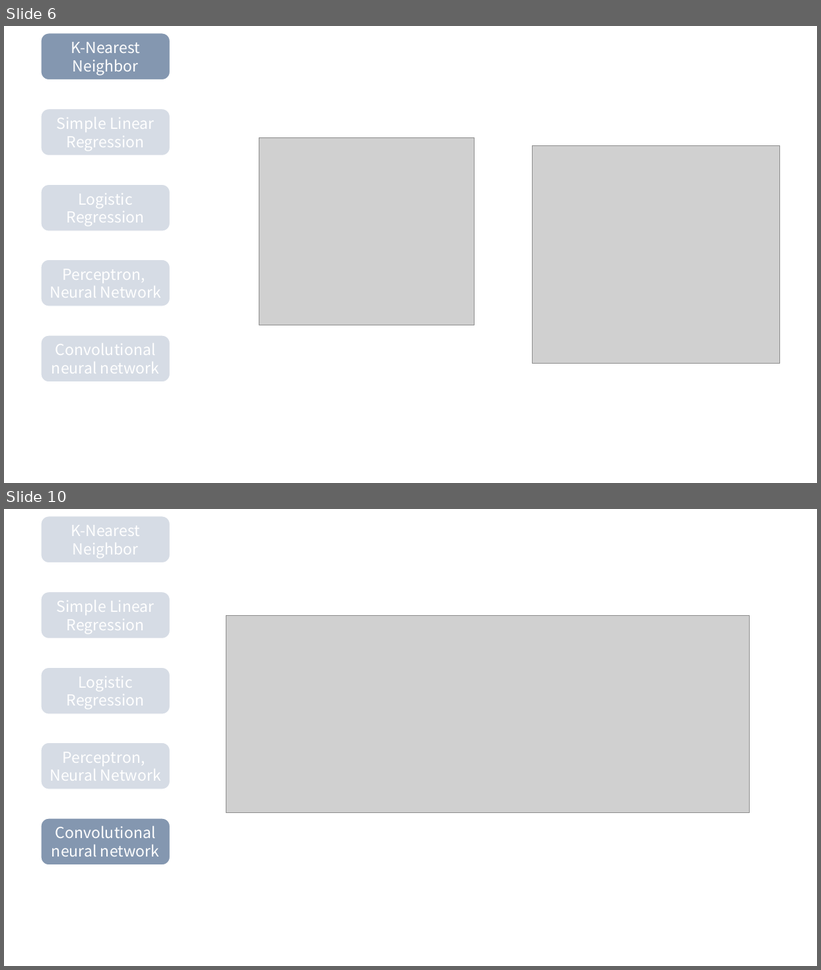
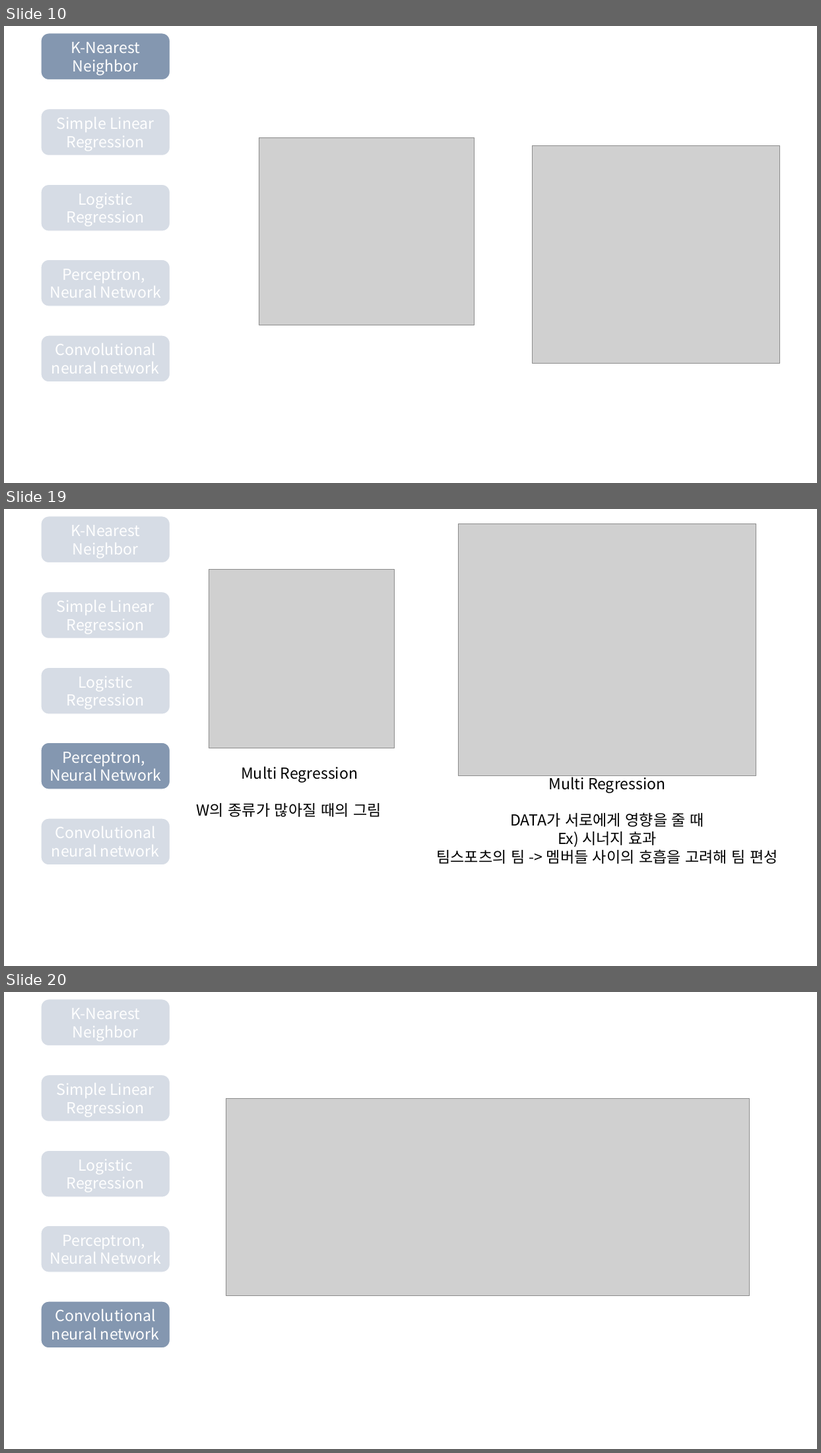
Before and after one commit to Linejin/ai_study, a slide deck: planning/AI seminar.pptx. Shown one above the other, each under a label of ours: slides 6 and 10 before the commit, slides 10, 19 and 20 after it; the slides between them are not shown. The pictures are 821x970 and 821x1453 pixels, drawn with LibreOffice and Linux fonts; fonts in the diff are those of the drawing; grey boxes stand for pictures. Boxes give left, top, right and bottom in pixels: in the first picture for what was removed or moved away, otherwise in the second. Text is boxed around its words. In the diff, an @@ line names an element or a change of style, - is before the commit and + after.

```diff
--- a/planning/AI seminar.pptx
+++ b/planning/AI seminar.pptx
@@ slide 19 added at box(4, 509, 817, 966), background #FFFFFF @@
@@ rounded rectangle added at box(41, 516, 170, 563), fill #D6DCE5, outline #FFFFFF 1 pt, 18 pt, text #FFFFFF @@
+K-Nearest Neighbor
@@ picture added at box(459, 524, 757, 776) @@
@@ picture added at box(209, 569, 395, 748) @@
@@ rounded rectangle added at box(41, 592, 170, 639), fill #D6DCE5, outline #FFFFFF 1 pt, 18 pt, text #FFFFFF @@
+Simple Linear Regression
@@ rounded rectangle added at box(41, 667, 170, 714), fill #D6DCE5, outline #FFFFFF 1 pt, 18 pt, text #FFFFFF @@
+Logistic Regression
@@ rounded rectangle added at box(41, 743, 170, 789), fill #8497B0, outline #FFFFFF 1 pt, 18 pt, text #FFFFFF @@
+Perceptron,
+Neural Network
@@ text added at box(197, 766, 382, 817), 18 pt, text #000000 @@
+Multi Regression
+W의 종류가 많아질 때의 그림
@@ text added at box(436, 774, 778, 864), 18 pt, text #000000 @@
+Multi Regression
+DATA가 서로에게 영향을 줄 때
+Ex) 시너지 효과
+팀스포츠의 팀 -> 멤버들 사이의 호흡을 고려해 팀 편성
@@ rounded rectangle added at box(41, 819, 170, 866), fill #D6DCE5, outline #FFFFFF 1 pt, 18 pt, text #FFFFFF @@
+Convolutional
+neural network
@@ what was slide 6 is now slide 10 @@
@@ what was slide 10 is now slide 20 @@
```
Also in this commit, not shown: 5 slides changed, 9 other slides added, 1 other file.
